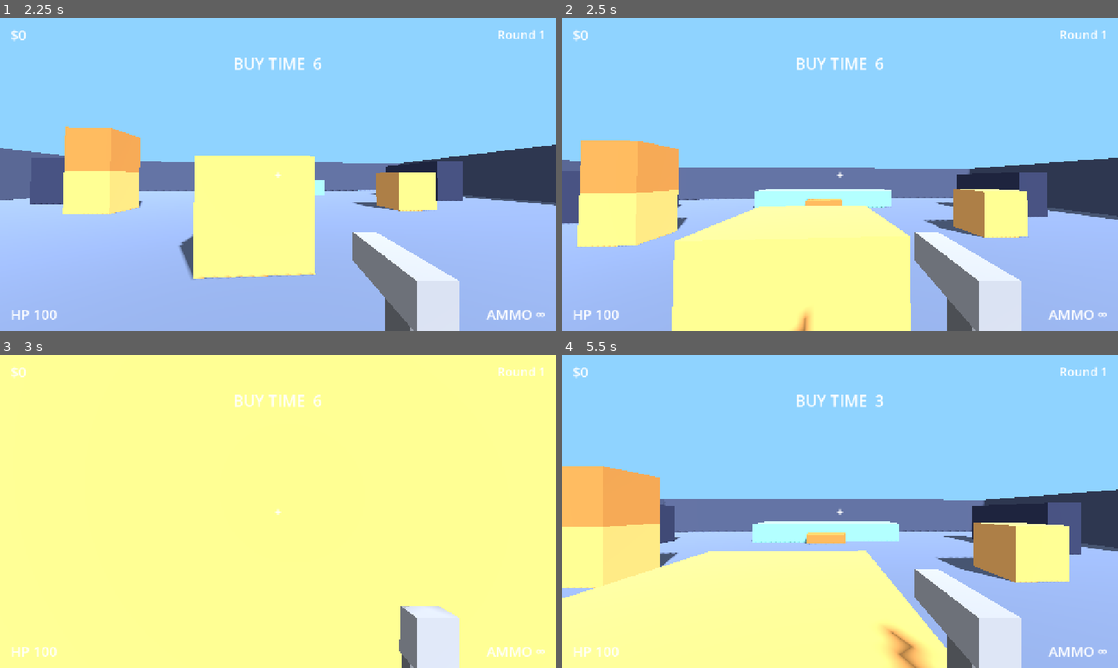
Above: before the commit, frames 1-4 (two rows, left to right).
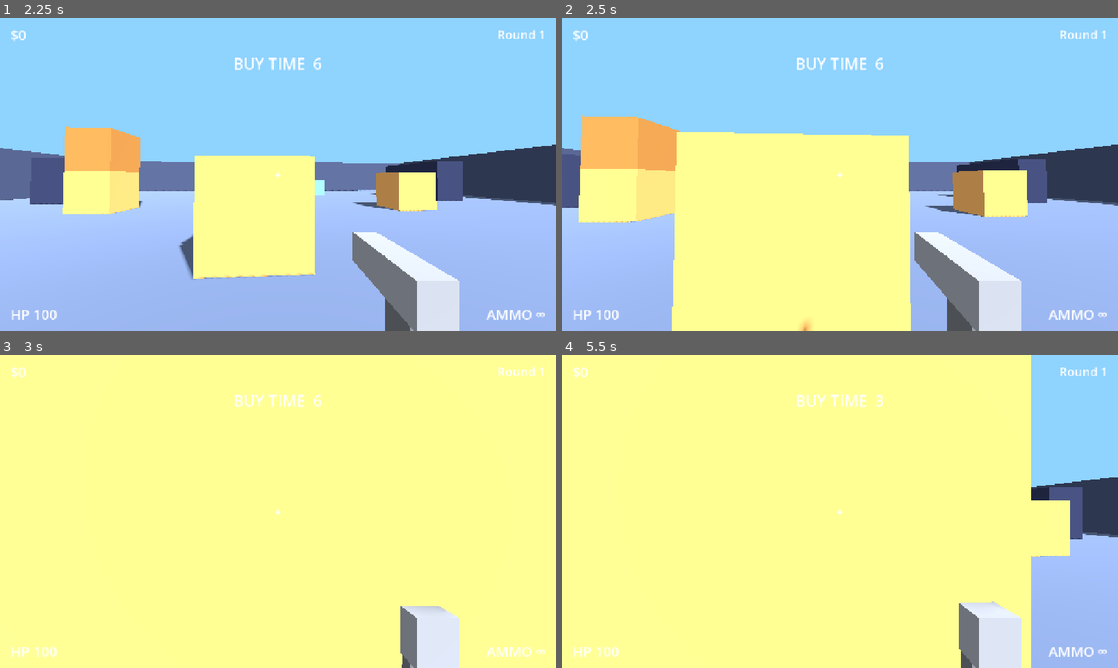
Above: after the commit, the same moments.

Repository: yeahlolnice/PixleShooterIdle
Game: Godot game, scene res://scenes/main.tscn
The game is run twice, just before and just after one commit, with the same random seed, the same clock (stepped at 60 frames per second) and the same inputs.
Inputs (mouse positions are in pixels of both pictures, inside the frame that each line leads up to):
- Up to frame 1 (2.25 s): tap Enter at 0.5 s; move the mouse to (305, 174) at 0.52 s; press the mouse at (305, 174) at 0.53 s; hold W (move_forward) from 0.53 s (still down); tap Space (jump) at 0.77, 0.8, 1.07, 1.35, 1.52, 1.82 s; move the mouse to (250, 174) at 1.27 s; release the mouse at (250, 174) at 1.28 s; click (250, 174) at 1.55 s; move the mouse to (289, 168) at 2.02 s; hold Space (jump) from 2.03 s (still down); tap T (chat) at 2.1 s
- Up to frame 2 (2.5 s): keep holding W (move_forward); keep holding Space (jump)
- Up to frame 3 (3 s): keep holding W (move_forward); move the mouse to (272, 517) at 2.77 s; release Space (jump) at 2.78 s; click (272, 517) at 2.85 s
- Up to frame 4 (5.5 s): keep holding W (move_forward); tap Space (jump) at 3.02, 3.32, 3.77, 3.8, 4.07, 4.52, 4.82 s; move the mouse to (878, 514) at 3.52 s; hold Shift 3.53-4.28 s; tap R (reload) at 4.15 s; move the mouse to (795, 508) at 4.27 s; tap Alt at 4.35 s; click (795, 508) at 4.55 s; move the mouse to (845, 511) at 5.02 s; hold Space (jump) from 5.03 s (still down); tap Ctrl at 5.1 s; click (845, 511) at 5.17 s

Frame 1 is identical in both runs. In frame 2, 20% of the frame differs, in the area x 0-100%, y 31-100%; in frame 3, less than 0.1%; in frame 4, 60%, in the area x 0-100%, y 0-100%.

Commit message:
TASK-011: Speed Hack, Infinite Ammo, Auto Bhop cheats
- cheats/speed_hack.gd, infinite_ammo.gd, auto_bhop.gd (CheatBase subclasses, wired via cheats.json script)
- Player: set_bhop/clear_bhop hook, hold-to-hop only with Auto Bhop, per-hop speed gain with data cap, speed-keeping air strafe
- Weapon: enabling infinite_reload finishes a running reload
- cheats.json: auto_bhop max_hop_speed_mult effect
- tests/unit/test_movement_cheats.gd; DECISIONS D31-D33, DATA.md

Co-Authored-By: Claude Opus 5.5 <noreply@anthropic.com>

Diff:
--- /dev/null
+++ b/cheats/auto_bhop.gd
@@ -0,0 +1,33 @@
+class_name AutoBhop
+extends CheatBase
+## Auto Bhop (ladder #3): hold jump to keep hopping, and from level 2 every hop
+## adds speed. Effects (cheats.json), all target cheat:
+##   hop_speed_gain      fraction of horizontal speed added per hop (0 at level 1)
+##   max_hop_speed_mult  hop speed cap as a multiple of the player's effective
+##                       move speed (so Speed Hack raises it too)
+##   uncapped            from max level: no cap at all
+## The movement itself lives in Player.step_movement; this cheat only hands the
+## current level's values to Player.set_bhop() and takes them back with
+## clear_bhop(), so removing it restores plain jumping exactly.
+
+
+func apply(player: Object, level: int) -> void:
+	super.apply(player, level)
+	if player == null or not player.has_method("set_bhop"):
+		return
+	player.set_bhop(settings_at(level))
+
+
+func remove(player: Object) -> void:
+	super.remove(player)
+	if player != null and player.has_method("clear_bhop"):
+		player.clear_bhop()
+
+
+## The dictionary Player.set_bhop() expects for `level`.
+func settings_at(level: int) -> Dictionary:
+	return {
+		"hop_speed_gain": float(value_at("hop_speed_gain", level)),
+		"max_hop_speed_mult": float(value_at("max_hop_speed_mult", level)),
+		"uncapped": bool(value_at("uncapped", level)),
+	}
--- /dev/null
+++ b/cheats/infinite_ammo.gd
@@ -0,0 +1,11 @@
+class_name InfiniteAmmo
+extends CheatBase
+## Infinite Ammo (ladder #2): bigger magazines, then no reloads.
+## Effects (cheats.json), both target weapon:
+##   mag_mult         2x magazine at level 1 up to the max-level multiplier
+##   infinite_reload  from max level: reload time is 0, so an empty magazine
+##                    refills on the same shot ("never reload"); a reload
+##                    already running finishes as soon as it is switched on
+## CheatBase applies them through Weapon.set_modifier and restores the neutral
+## values (1.0 / false) on remove(). CheatSystem re-applies on gun_equipped, so
+## every new gun gets the modifiers too.
--- /dev/null
+++ b/cheats/speed_hack.gd
@@ -0,0 +1,9 @@
+class_name SpeedHack
+extends CheatBase
+## Speed Hack (ladder #1): multiplies the player's move speed.
+## Effect (cheats.json): move_speed_mult, target player, +10% at level 1 to
+## +150% at max. CheatBase.apply()/remove() do all the work through
+## Player.set_stat_mod / clear_stat_mod, so turning it off restores base speed
+## exactly. Auto Bhop's speed cap scales with this multiplier.
+
+const STAT := &"move_speed_mult"
--- a/data/cheats.json
+++ b/data/cheats.json
@@ -4,6 +4,7 @@
   "cheats": [
     {
       "id": "speed_hack",
+      "script": "res://cheats/speed_hack.gd",
       "name": "Speed Hack",
       "tab": "Movement",
       "order": 1,
@@ -16,6 +17,7 @@
     },
     {
       "id": "infinite_ammo",
+      "script": "res://cheats/infinite_ammo.gd",
       "name": "Infinite Ammo",
       "tab": "Combat",
       "order": 2,
@@ -29,6 +31,7 @@
     },
     {
       "id": "auto_bhop",
+      "script": "res://cheats/auto_bhop.gd",
       "name": "Auto Bhop",
       "tab": "Movement",
       "order": 3,
@@ -37,6 +40,7 @@
       "max_level": 10,
       "effects": [
         {"key": "hop_speed_gain", "target": "cheat", "type": "number", "from": 0.0, "to": 0.15, "curve": "linear"},
+        {"key": "max_hop_speed_mult", "target": "cheat", "type": "number", "from": 1.2, "to": 2.5, "curve": "linear"},
         {"key": "uncapped", "target": "cheat", "type": "bool", "from_level": 10}
       ]
     },
--- a/shooter/player/player.gd
+++ b/shooter/player/player.gd
@@ -12,6 +12,14 @@
 ## Modifiers are multipliers stored in `stat_mods` keyed "<stat>_mult". Stats:
 ## move_speed, ground_accel, air_accel, jump_velocity, max_health. Setting a
 ## mod never touches the raw tuning, so clearing it restores base stats exactly.
+##
+## Auto Bhop hook (only the auto_bhop cheat calls these):
+##   set_bhop({"hop_speed_gain": 0.05, "max_hop_speed_mult": 1.5, "uncapped": false})
+##   clear_bhop()                            # plain jumping again
+## Without it a jump needs a fresh press of jump; with it, holding jump hops on
+## every landing frame, ground friction is skipped on that frame, each hop adds
+## hop_speed_gain of the horizontal speed (up to effective move_speed *
+## max_hop_speed_mult unless uncapped) and air strafing keeps the speed.
 
 signal health_changed(health: float, max_health: float)
 
@@ -19,6 +27,8 @@
 var tuning: Dictionary = {}
 ## Multiplier modifiers, see header. Read-only for everything but the API above.
 var stat_mods: Dictionary = {}
+## Auto Bhop settings, see header. Empty = off.
+var bhop: Dictionary = {}
 var health := 0.0
 var is_dead := false
 ## World positions to respawn at; Main assigns the arena's player spawns.
@@ -73,6 +83,33 @@
 	return float(tuning.get(stat, 0.0)) * get_stat_mod(StringName(String(stat) + "_mult"))
 
 
+# --- Auto Bhop ------------------------------------------------------------------
+
+func set_bhop(settings: Dictionary) -> void:
+	bhop = settings.duplicate()
+
+
+func clear_bhop() -> void:
+	bhop = {}
+
+
+func has_bhop() -> bool:
+	return not bhop.is_empty()
+
+
+## Horizontal speed after one hop that starts at `speed`. Never slows the
+## player: a speed already above the cap (e.g. after a level change) is kept.
+func hop_speed(speed: float) -> float:
+	var gain := float(bhop.get("hop_speed_gain", 0.0))
+	if gain <= 0.0 or speed <= 0.0:
+		return speed
+	var boosted := speed * (1.0 + gain)
+	if bool(bhop.get("uncapped", false)):
+		return boosted
+	var cap := effective(&"move_speed") * float(bhop.get("max_hop_speed_mult", 1.0))
+	return minf(boosted, maxf(cap, speed))
+
+
 # --- Input ----------------------------------------------------------------------
 
 func _unhandled_input(event: InputEvent) -> void:
@@ -110,27 +147,41 @@
 	if input_enabled:
 		var input := Input.get_vector("move_left", "move_right", "move_forward", "move_back")
 		wish = global_transform.basis * Vector3(input.x, 0.0, input.y)
-		jump_pressed = Input.is_action_pressed("jump")
+		# Holding jump only re-jumps with Auto Bhop; otherwise each hop needs a press.
+		jump_pressed = Input.is_action_pressed("jump") if has_bhop() else Input.is_action_just_pressed("jump")
 	step_movement(delta, wish, jump_pressed)
 	if global_position.y < float(tuning.get("fall_kill_y", -20.0)):
 		take_damage(health, null)
 
 
 ## One movement tick. `wish` is a world-space direction (length <= 1).
+## `jump_pressed` means "jump this tick if on the floor".
 ## Split out from _physics_process so tests can drive it without input.
 func step_movement(delta: float, wish: Vector3, jump_pressed: bool) -> void:
 	var on_floor := is_on_floor()
+	var horizontal := Vector3(velocity.x, 0.0, velocity.z)
 	if not on_floor:
 		velocity.y -= float(tuning.get("gravity", 16.0)) * delta
 	elif jump_pressed:
+		# Jumping on the landing frame leaves on_floor false, so ground friction
+		# and ground accel are skipped this tick and hop speed carries over.
 		velocity.y = effective(&"jump_velocity")
 		on_floor = false
-
-	var horizontal := Vector3(velocity.x, 0.0, velocity.z)
+		if has_bhop():
+			var speed := horizontal.length()
+			if speed > 0.0:
+				horizontal *= hop_speed(speed) / speed
+
 	var accel := effective(&"ground_accel" if on_floor else &"air_accel")
 	if wish.length_squared() > 0.0001:
 		var target := wish.normalized() * effective(&"move_speed") * minf(wish.length(), 1.0)
-		horizontal = horizontal.move_toward(target, accel * delta)
+		var speed := horizontal.length()
+		if has_bhop() and not on_floor and speed > target.length() and horizontal.dot(target) > 0.0:
+			# Bhop air strafe: steer toward the wish direction without bleeding speed.
+			horizontal = horizontal.move_toward(target.normalized() * speed, accel * delta)
+			horizontal = horizontal.normalized() * speed
+		else:
+			horizontal = horizontal.move_toward(target, accel * delta)
 	elif on_floor:
 		horizontal = horizontal.move_toward(Vector3.ZERO, float(tuning.get("ground_friction", 40.0)) * delta)
 	velocity.x = horizontal.x
--- a/shooter/weapons/weapon.gd
+++ b/shooter/weapons/weapon.gd
@@ -92,6 +92,8 @@
 	if key == "mag_mult":
 		ammo = mini(ammo, mag_size())
 		EventBus.ammo_changed.emit(ammo, mag_size())
+	elif key == "infinite_reload" and value and state == State.RELOADING:
+		_finish_reload()
 
 
 func reset_modifiers() -> void:
--- /dev/null
+++ b/tests/unit/test_movement_cheats.gd
@@ -0,0 +1,230 @@
+extends GutTest
+## Speed Hack, Infinite Ammo and Auto Bhop: level 1 and max effects match the
+## plan table / cheats.json, remove() restores base stats exactly (mock player
+## and the real Player/Weapon), and bhop speed builds per hop, capped below max.
+
+const PlayerScene := preload("res://shooter/player/player.tscn")
+const DT := 1.0 / 60.0
+
+
+class MockWeapon:
+	extends RefCounted
+	var modifiers := {"mag_mult": 1.0, "recoil_mult": 1.0, "spread_mult": 1.0, "infinite_reload": false}
+
+	func set_modifier(key: String, value: Variant) -> void:
+		modifiers[key] = value
+
+
+class MockPlayer:
+	extends RefCounted
+	var stat_mods := {}
+	var bhop := {}
+	var weapon: Object = MockWeapon.new()
+
+	func set_stat_mod(mod_name: StringName, value: float) -> void:
+		stat_mods[mod_name] = value
+
+	func clear_stat_mod(mod_name: StringName) -> void:
+		stat_mods.erase(mod_name)
+
+	func set_bhop(settings: Dictionary) -> void:
+		bhop = settings.duplicate()
+
+	func clear_bhop() -> void:
+		bhop = {}
+
+	func get_weapon() -> Object:
+		return weapon
+
+
+func _cheat(id: String) -> CheatBase:
+	return CheatSystem.get_cheat(id)
+
+
+func _effect(id: String, key: String) -> Dictionary:
+	return _cheat(id).effect_def(key)
+
+
+# --- Data wiring -----------------------------------------------------------------
+
+func test_cheats_use_their_scripts() -> void:
+	assert_true(_cheat("speed_hack") is SpeedHack)
+	assert_true(_cheat("infinite_ammo") is InfiniteAmmo)
+	assert_true(_cheat("auto_bhop") is AutoBhop)
+
+
+# --- Speed Hack --------------------------------------------------------------------
+
+func test_speed_hack_level_1_and_max_match_table() -> void:
+	var c := _cheat("speed_hack")
+	var p := MockPlayer.new()
+	c.apply(p, 1)
+	assert_almost_eq(p.stat_mods[&"move_speed_mult"], 1.10, 0.0001, "plan: +10% at level 1")
+	assert_almost_eq(p.stat_mods[&"move_speed_mult"], float(_effect("speed_hack", "move_speed_mult")["from"]), 0.0001)
+	c.apply(p, c.max_level)
+	assert_almost_eq(p.stat_mods[&"move_speed_mult"], 2.50, 0.0001, "plan: +150% at max")
+	assert_almost_eq(p.stat_mods[&"move_speed_mult"], float(_effect("speed_hack", "move_speed_mult")["to"]), 0.0001)
+	c.remove(p)
+	assert_eq(p.stat_mods, {}, "no modifier left")
+
+
+func test_speed_hack_on_real_player_restores_base_exactly() -> void:
+	var p: Player = add_child_autofree(PlayerScene.instantiate())
+	var base := p.effective(&"move_speed")
+	var c := _cheat("speed_hack")
+	for lvl in [1, c.max_level]:
+		c.apply(p, lvl)
+		assert_almost_eq(p.effective(&"move_speed"), base * float(c.value_at("move_speed_mult", lvl)), 0.0001)
+		c.remove(p)
+		assert_eq(p.effective(&"move_speed"), base, "level %d removed" % lvl)
+	assert_eq(p.stat_mods, {})
+
+
+# --- Infinite Ammo -----------------------------------------------------------------
+
+func test_infinite_ammo_level_1_and_max_match_table() -> void:
+	var c := _cheat("infinite_ammo")
+	var p := MockPlayer.new()
+	var neutral: Dictionary = p.weapon.modifiers.duplicate()
+	c.apply(p, 1)
+	assert_almost_eq(float(p.weapon.modifiers["mag_mult"]), 2.0, 0.0001, "plan: 2x magazine at level 1")
+	assert_false(p.weapon.modifiers["infinite_reload"])
+	c.apply(p, c.max_level)
+	assert_almost_eq(float(p.weapon.modifiers["mag_mult"]), float(_effect("infinite_ammo", "mag_mult")["to"]), 0.0001)
+	assert_true(p.weapon.modifiers["infinite_reload"], "plan: never reload at max")
+	assert_false(c.value_at("infinite_reload", c.max_level - 1), "only max level never reloads")
+	c.remove(p)
+	assert_eq(p.weapon.modifiers, neutral, "weapon modifiers back to neutral")
+
+
+func test_infinite_ammo_on_real_weapon_restores_base_exactly() -> void:
+	var w: Weapon = add_child_autofree(Weapon.new())
+	w.setup(DataRegistry.guns()[0])
+	var base_mag: int = w.mag_size()
+	var base_reload: float = w.reload_time()
+	var p := MockPlayer.new()
+	p.weapon = w
+	var c := _cheat("infinite_ammo")
+	c.apply(p, 1)
+	assert_eq(w.mag_size(), base_mag * 2)
+	assert_eq(w.reload_time(), base_reload)
+	c.apply(p, c.max_level)
+	assert_eq(w.reload_time(), 0.0)
+	# Empty the magazine: the last shot refills at once.
+	for i in w.ammo:
+		w.tick(10.0)
+		assert_true(w.try_fire())
+	assert_false(w.is_reloading())
+	assert_eq(w.ammo, w.mag_size())
+	c.remove(p)
+	assert_eq(w.mag_size(), base_mag)
+	assert_eq(w.reload_time(), base_reload)
+	assert_eq(w.modifiers["infinite_reload"], false)
+
+
+func test_infinite_reload_finishes_running_reload() -> void:
+	var w: Weapon = add_child_autofree(Weapon.new())
+	w.setup(DataRegistry.guns()[0])
+	var p := MockPlayer.new()
+	p.weapon = w
+	w.ammo = 0
+	assert_true(w.start_reload())
+	var c := _cheat("infinite_ammo")
+	c.apply(p, c.max_level)
+	assert_false(w.is_reloading())
+	assert_eq(w.ammo, w.mag_size())
+
+
+# --- Auto Bhop ---------------------------------------------------------------------
+
+func test_auto_bhop_level_1_and_max_settings() -> void:
+	var c := _cheat("auto_bhop")
+	var p := MockPlayer.new()
+	c.apply(p, 1)
+	assert_false(p.bhop.is_empty(), "level 1: hold jump to hop")
+	assert_eq(p.bhop["hop_speed_gain"], 0.0, "no speed gain at level 1")
+	assert_false(p.bhop["uncapped"])
+	c.apply(p, c.max_level)
+	assert_almost_eq(p.bhop["hop_speed_gain"], float(_effect("auto_bhop", "hop_speed_gain")["to"]), 0.0001)
+	assert_true(p.bhop["uncapped"], "plan: no cap at max")
+	assert_false(c.value_at("uncapped", c.max_level - 1), "capped below max level")
+	assert_gt(float(c.value_at("hop_speed_gain", 2)), 0.0, "gain from level 2")
+	c.remove(p)
+	assert_eq(p.bhop, {}, "bhop cleared")
+	assert_eq(p.stat_mods, {})
+
+
+func test_hop_speed_gain_and_cap() -> void:
+	var p: Player = add_child_autofree(PlayerScene.instantiate())
+	var c := _cheat("auto_bhop")
+	var ms := p.effective(&"move_speed")
+	c.apply(p, 1)
+	assert_eq(p.hop_speed(ms), ms, "level 1 keeps speed")
+	var lvl := c.max_level - 1
+	c.apply(p, lvl)
+	var cap := ms * float(c.value_at("max_hop_speed_mult", lvl))
+	assert_almost_eq(p.hop_speed(ms), ms * (1.0 + float(c.value_at("hop_speed_gain", lvl))), 0.0001)
+	assert_eq(p.hop_speed(cap), cap, "capped")
+	assert_eq(p.hop_speed(cap * 2.0), cap * 2.0, "never slows down")
+	c.apply(p, c.max_level)
+	assert_gt(p.hop_speed(cap * 2.0), cap * 2.0, "uncapped at max")
+	c.remove(p)
+	assert_false(p.has_bhop())
+	assert_eq(p.hop_speed(ms), ms)
+
+
+## Holds jump on a flat floor with no input and returns horizontal speed after
+## each landing hop.
+func _hop_speeds(p: Player, hops: int) -> Array:
+	var floor_body := StaticBody3D.new()
+	var shape := CollisionShape3D.new()
+	var box := BoxShape3D.new()
+	box.size = Vector3(5000, 1, 5000)
+	shape.shape = box
+	floor_body.add_child(shape)
+	floor_body.position = Vector3(0, -0.5, 0)
+	add_child_autofree(floor_body)
+	p.global_position = Vector3(0, 0.1, 0)
+	p.velocity = Vector3.ZERO
+	for i in 30:
+		p.step_movement(DT, Vector3.ZERO, false)
+	assert_true(p.is_on_floor(), "settled")
+	p.velocity = Vector3(p.effective(&"move_speed"), 0, 0)
+	var speeds: Array = []
+	var ticks := 0
+	while speeds.size() < hops and ticks < hops * 120:
+		var was_on_floor := p.is_on_floor()
+		p.step_movement(DT, Vector3.ZERO, true)
+		if was_on_floor:
+			speeds.append(Vector2(p.velocity.x, p.velocity.z).length())
+		ticks += 1
+	return speeds
+
+
+func test_bhop_speed_builds_per_hop_and_caps_below_max() -> void:
+	var p: Player = add_child_autofree(PlayerScene.instantiate())
+	var c := _cheat("auto_bhop")
+	var lvl := c.max_level - 1
+	c.apply(p, lvl)
+	var cap := p.effective(&"move_speed") * float(c.value_at("max_hop_speed_mult", lvl))
+	var speeds := _hop_speeds(p, 25)
+	assert_eq(speeds.size(), 25, "hopped on every landing")
+	assert_gt(speeds[1], speeds[0], "speed builds per hop")
+	assert_gt(speeds[2], speeds[1])
+	assert_almost_eq(speeds[-1], cap, 0.01, "reaches the cap")
+	for s in speeds:
+		assert_lte(s, cap + 0.001)
+
+
+func test_bhop_uncapped_at_max_and_level_1_keeps_speed() -> void:
+	var p: Player = add_child_autofree(PlayerScene.instantiate())
+	var c := _cheat("auto_bhop")
+	var ms := p.effective(&"move_speed")
+	c.apply(p, 1)
+	var flat := _hop_speeds(p, 4)
+	for s in flat:
+		assert_almost_eq(s, ms, 0.01, "level 1 hops keep speed")
+	c.apply(p, c.max_level)
+	var cap_below_max := ms * float(c.value_at("max_hop_speed_mult", c.max_level - 1))
+	var speeds := _hop_speeds(p, 12)
+	assert_gt(speeds[-1], cap_below_max, "no cap at max level")
Not shown, added: cheats/auto_bhop.gd.uid
Not shown, added: cheats/infinite_ammo.gd.uid
Not shown, added: cheats/speed_hack.gd.uid
Not shown, added: tests/unit/test_movement_cheats.gd.uid
Not shown, changed: docs/DATA.md
Not shown, changed: docs/DECISIONS.md
